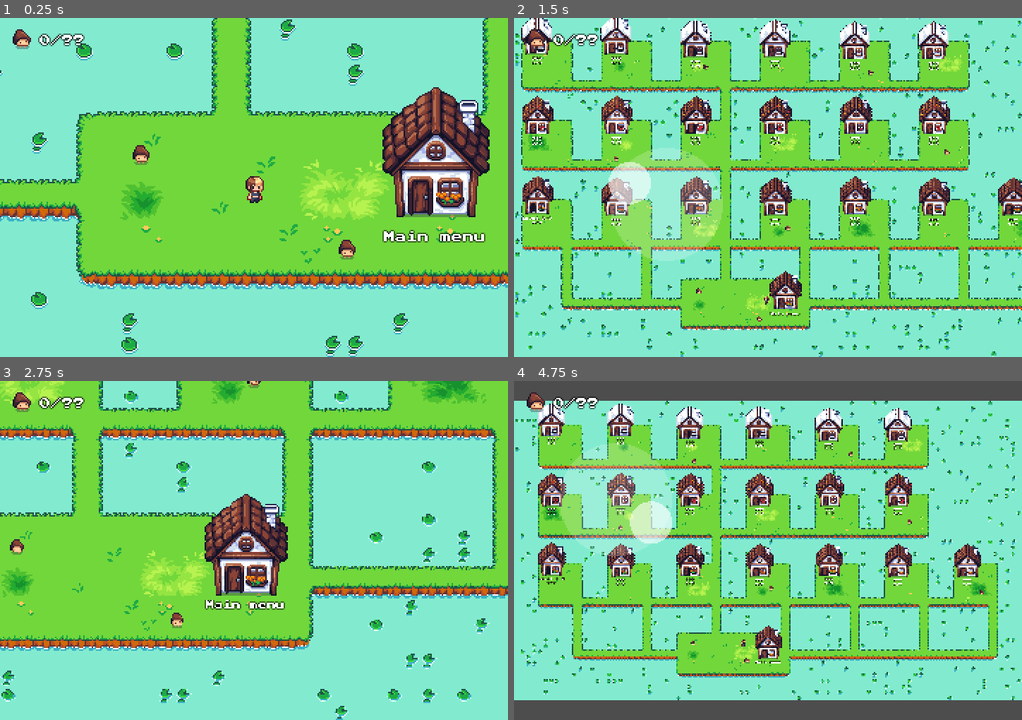
Above: before the commit, frames 1-4 (two rows, left to right).
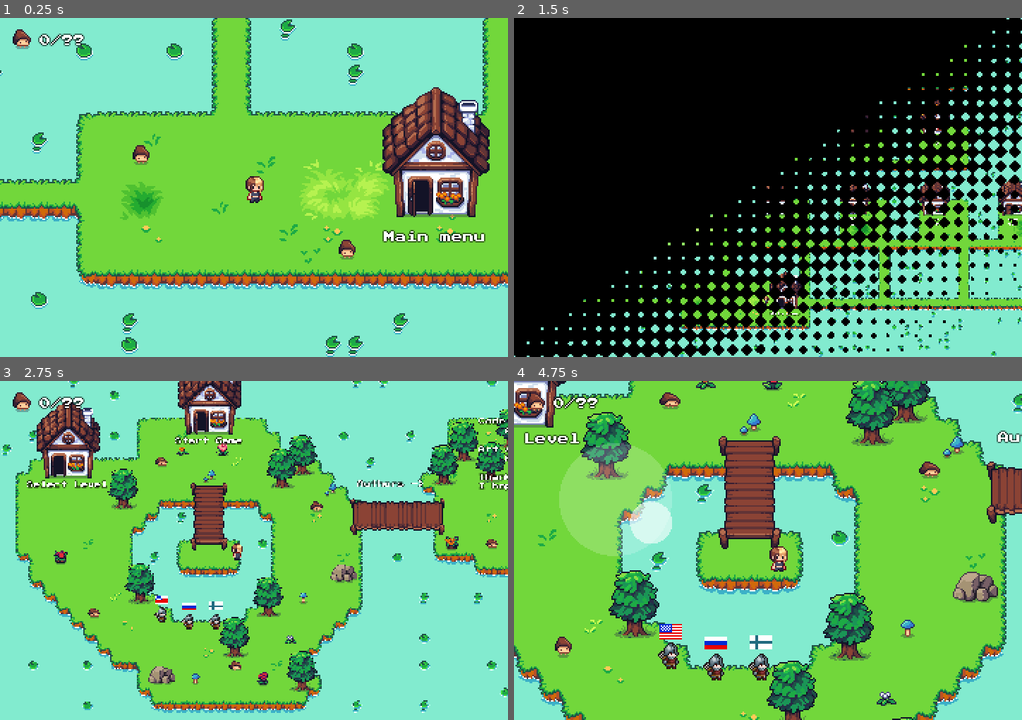
Above: after the commit, the same moments.

Repository: dmitrii-eremin/watch-your-step
Game: Godot game, scene res://scenes/levels/select_level.tscn
Same seed, same stepped clock (60 frames per second), same inputs: the game is played once before the commit and once after it. This scene is started directly instead of the project's main scene. Sound files missing from this copy of the repository are replaced by a short silence.
Inputs (mouse positions are in pixels of both pictures, inside the frame that each line leads up to):
- Up to frame 1 (0.25 s): no input
- Up to frame 2 (1.5 s): tap Enter (ui_accept) at 0.5, 0.77 s; move the mouse to (879, 170) at 0.52 s; hold Right (go_right) 0.53-1.25 s; hold F7 (look_at_whole_world) 0.53-1.25 s; click (879, 170) at 0.67 s; drag from (666, 204) to (524, 123) at 1.27 s
- Up to frame 3 (2.75 s): move the mouse to (304, 475) at 2.02 s; hold Right (go_right) from 2.03 s (still down); hold F7 (look_at_whole_world) from 2.03 s (still down)
- Up to frame 4 (4.75 s): release Right (go_right) at 2.75 s; release F7 (look_at_whole_world) at 2.75 s; drag from (742, 618) to (615, 499) at 2.77 s; move the mouse to (920, 601) at 3.52 s; hold Left (go_left) 3.53-4.25 s; hold F7 (look_at_whole_world) 3.53-4.25 s; tap Enter (ui_accept) at 3.77 s; drag from (615, 499) to (828, 638) at 4.27 s

The runs differ from the first frame. In frame 1, 0.2% of the frame differs, in the area x 80-85%, y 48-59%; in frame 2, 78%; in frame 3, 61%; in frame 4, 79%, in the area x 0-100%, y 0-100%.

Commit message:
fix select level

Diff:
--- a/scenes/levels/select_level.gd
+++ b/scenes/levels/select_level.gd
@@ -1,6 +1,7 @@
 extends "res://scenes/world_scene.gd"
 
 @onready var _original_mushroom_house = $YSortedObjects/MushroomHouse
+@onready var _back_to_main_menu_house := $YSortedObjects/Houses/HouseBack
 
 func _ready() -> void:
 	_initialize_camera()
@@ -13,6 +14,7 @@
 	for house in houses:
 		house.open_door(false)
 		_update_house_label(house)
+	_back_to_main_menu_house.open_door(true)
 
 func _update_house_label(house: Node2D) -> void:
 	if not house.has_meta(&"scene_name"):
@@ -50,7 +52,6 @@
 	var seconds = value % 60
 	return "%02d:%02d" % [minutes, seconds]
 
-
 func _on_house_player_hit(_point: Node2D, scene_name: String) -> void:
 	var found_level_name: String = ""
 	for level_name in Globals.LEVELS.keys():
@@ -64,3 +65,6 @@
 		return
 	var target_scene = "res://scenes/levels/%s.tscn" % [scene_name]
 	Transition.change_scene(target_scene)
+
+func _on_house_back_player_hit(_point: Node2D) -> void:
+	Transition.change_scene("res://scenes/levels/menu_level.tscn")
--- a/scenes/levels/select_level.tscn
+++ b/scenes/levels/select_level.tscn
@@ -196,4 +196,4 @@
 [connection signal="player_hit" from="YSortedObjects/Houses/Level36" to="." method="_on_house_player_hit" binds= ["level_25"]]
 [connection signal="player_hit" from="YSortedObjects/Houses/Level31" to="." method="_on_house_player_hit" binds= ["level_20"]]
 [connection signal="player_hit" from="YSortedObjects/Houses/Level32" to="." method="_on_house_player_hit" binds= ["level_21"]]
-[connection signal="player_hit" from="YSortedObjects/Houses/HouseBack" to="." method="_on_house_player_hit" binds= ["menu_level"]]
+[connection signal="player_hit" from="YSortedObjects/Houses/HouseBack" to="." method="_on_house_back_player_hit"]
